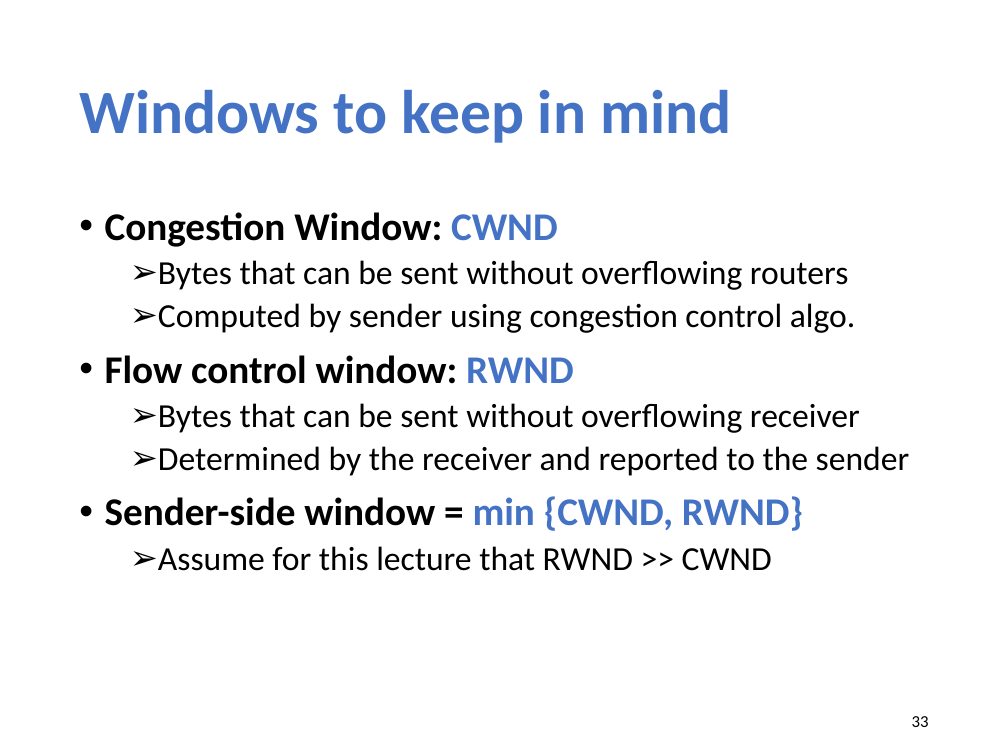
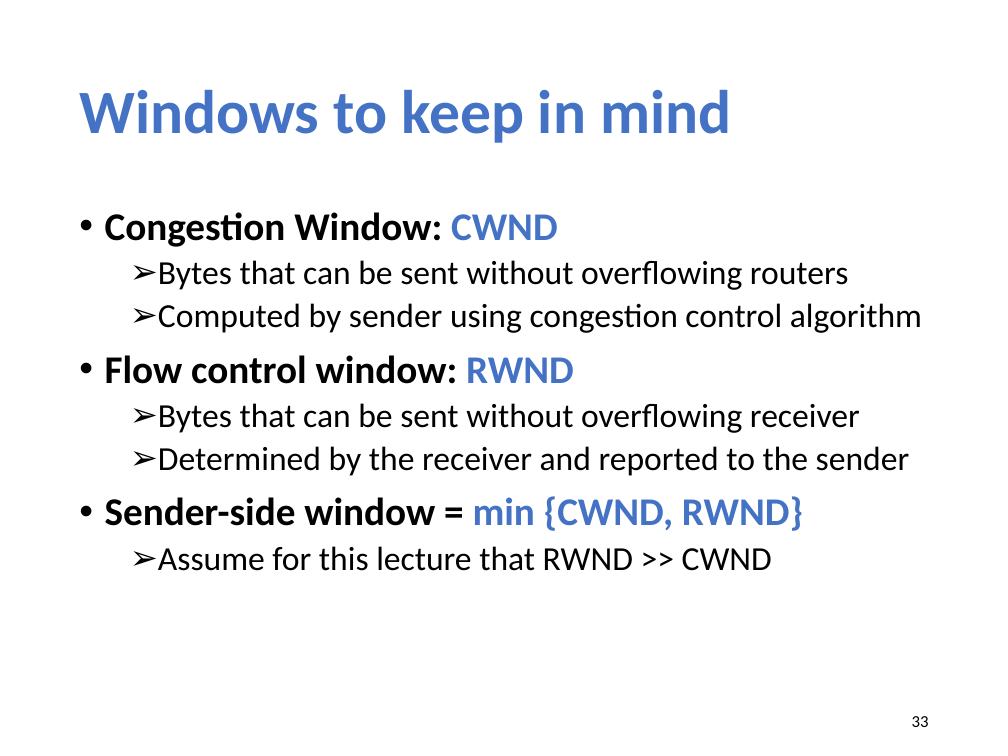
Before and after one commit to xinjin/course-net, a slide deck: slide 33 of slides/lec08_flow_congestion.pptx. Drawn at 1008x756 pixels with LibreOffice and Linux fonts; fonts in the diff are those of the drawing. Boxes give left, top, right and bottom in pixels: in the first picture for what was removed or moved away, otherwise in the second. Text is boxed around its words. In the diff, an @@ line names an element or a change of style, - is before the commit and + after.

```diff
--- a/slides/lec08_flow_congestion.pptx
+++ b/slides/lec08_flow_congestion.pptx
@@ text at [158,303,922,333]: text changed @@
-  ➢ Computed by sender using congestion control algo.
+  ➢ Computed by sender using congestion control algorithm
```
Also in this commit, not shown: 2 other slides changed, 1 slide added, 3 other files.
